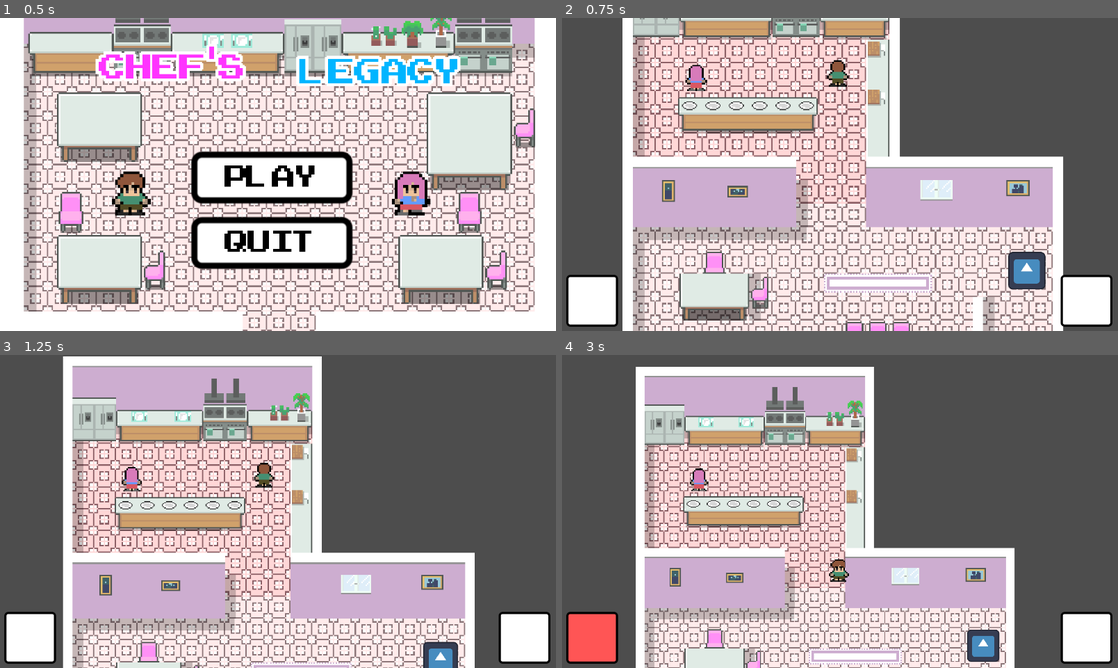
Above: before the commit, frames 1-4 (two rows, left to right).
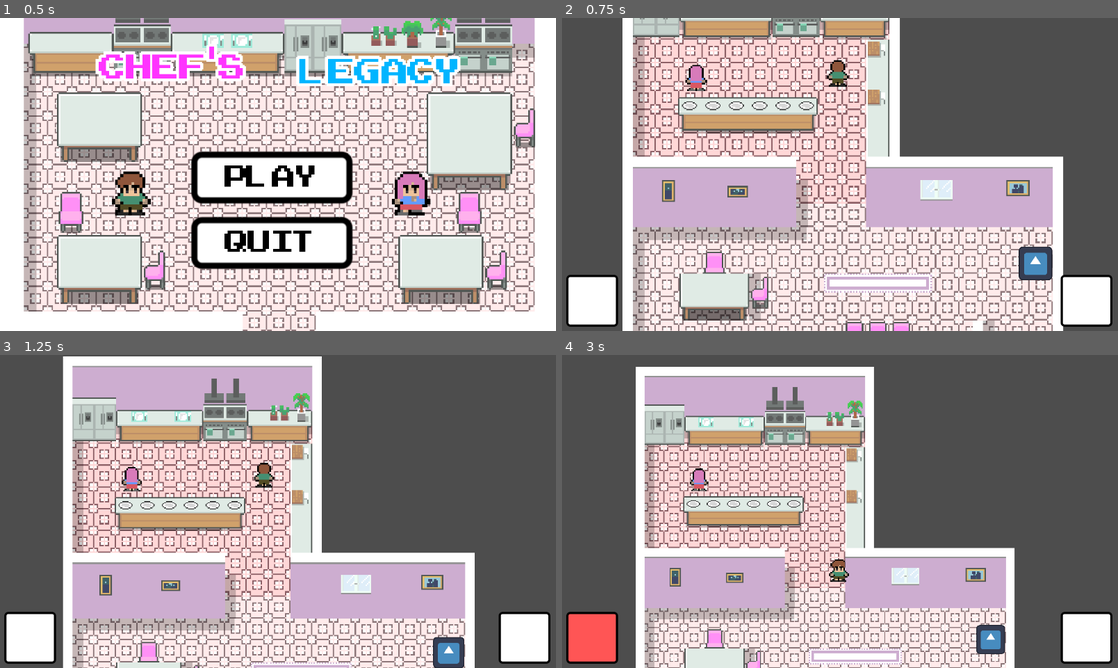
Above: after the commit, the same moments.

Repository: RaiLogic/cooking-game
Game: Godot game, scene res://Scenes/UI/main.tscn
Same seed, same stepped clock (60 frames per second), same inputs: the game is played once before the commit and once after it. The engine's default icon, where the game draws it, is replaced by a stand-in: a white triangle on a blue panel in a dark square.
Inputs (mouse positions are in pixels of both pictures, inside the frame that each line leads up to):
- Up to frame 1 (0.5 s): no input
- Up to frame 2 (0.75 s): click (834, 177) at 0.5 s
- Up to frame 3 (1.25 s): no input
- Up to frame 4 (3 s): hold D (right) 1.28-2.03 s; tap E (interact) at 1.35, 2.3, 2.85 s; hold S (down) 2.03-2.78 s; tap 1 (dance) at 2.1 s; hold D (right) from 2.78 s (still down)

Frame 1 is identical in both runs. In frame 2, 1.1% of the frame differs, in the area x 73-89%, y 73-97%; in frame 3, 0.6%; in frame 4, 0.7%.

Commit message:
Added Customer and Customer Queue
Customers will queue up and form a line under the host stand. (Customer and Host Stand still Godot icon because of lack of assets)

Also Added:
Host Stand can now be interacted by the player. Announcing on output what the customer wants to eat.

Added Restaurant Menu. A resource where it only allows Food Resource that the dev only wants the customer to order.

Diff:
--- /dev/null
+++ b/Resources/Recipes/restaurant_menu.tres
@@ -0,0 +1,11 @@
+[gd_resource type="Resource" script_class="RestaurantMenu" format=3 uid="uid://c4v051qosrjsh"]
+
+[ext_resource type="Script" uid="uid://c2n7083wgh4a2" path="res://Resources/Script/food.gd" id="1_h2s18"]
+[ext_resource type="Script" uid="uid://de3dgbkh8rjs0" path="res://Resources/Script/restaurant_menu.gd" id="2_5cv58"]
+[ext_resource type="Resource" uid="uid://c4ica734bft48" path="res://Resources/Food/burger.tres" id="2_083jo"]
+[ext_resource type="Resource" uid="uid://dgs60ahtwway" path="res://Resources/Food/sunny_side_egg.tres" id="3_p8nlq"]
+
+[resource]
+script = ExtResource("2_5cv58")
+foods = Array[ExtResource("1_h2s18")]([ExtResource("2_083jo"), ExtResource("3_p8nlq")])
+metadata/_custom_type_script = "uid://de3dgbkh8rjs0"
--- /dev/null
+++ b/Resources/Script/restaurant_menu.gd
@@ -0,0 +1,3 @@
+class_name RestaurantMenu extends Resource
+
+@export var foods : Array[Food]
--- a/Scenes/Map/Interactables/host_stand.tscn
+++ b/Scenes/Map/Interactables/host_stand.tscn
@@ -1,6 +1,7 @@
 [gd_scene format=3 uid="uid://b5drc1h3jnl50"]
 
 [ext_resource type="PackedScene" uid="uid://c1fhlfxbrpua" path="res://Scenes/Components/interacted_component.tscn" id="1_3hmru"]
+[ext_resource type="Script" uid="uid://chis2po70m8ge" path="res://Scripts/Appliances/host_stand.gd" id="1_6c3g0"]
 [ext_resource type="Texture2D" uid="uid://cf8yhc5605gxk" path="res://icon.svg" id="2_6c3g0"]
 
 [sub_resource type="RectangleShape2D" id="RectangleShape2D_pbjh4"]
@@ -11,6 +12,7 @@
 
 [node name="HostStand" type="StaticBody2D" unique_id=1834784510]
 z_index = 1
+script = ExtResource("1_6c3g0")
 
 [node name="InteractedComponent" parent="." unique_id=876625429 node_paths=PackedStringArray("interactable") instance=ExtResource("1_3hmru")]
 interactable = NodePath("..")
@@ -21,7 +23,7 @@
 debug_color = Color(1, 0, 1, 0.41960785)
 
 [node name="Sprite2D" type="Sprite2D" parent="." unique_id=692154372]
-scale = Vector2(0.2, 0.2)
+scale = Vector2(0.18, 0.18)
 texture = ExtResource("2_6c3g0")
 
 [node name="CollisionShape2D" type="CollisionShape2D" parent="." unique_id=483796957]
--- a/Scenes/Map/restaurant.tscn
+++ b/Scenes/Map/restaurant.tscn
@@ -12,6 +12,14 @@
 [ext_resource type="PackedScene" uid="uid://ch4xkxxn57idu" path="res://Scenes/Map/Interactables/cutting_board.tscn" id="7_m5a0w"]
 [ext_resource type="PackedScene" uid="uid://c0n75gnraxkrp" path="res://Scenes/Map/Interactables/counter.tscn" id="7_y4tkd"]
 [ext_resource type="PackedScene" uid="uid://cx138kpn0wn5w" path="res://Scenes/UI/inventory_ui.tscn" id="9_e8yyl"]
+[ext_resource type="Script" uid="uid://bu61210to1pue" path="res://Scenes/Players/customer_spawner.gd" id="13_emkxa"]
+[ext_resource type="Resource" uid="uid://c4v051qosrjsh" path="res://Resources/Recipes/restaurant_menu.tres" id="14_7m7i6"]
+[ext_resource type="PackedScene" uid="uid://bqsjpkc8u85dp" path="res://Scenes/Players/customer.tscn" id="14_538iu"]
+
+[sub_resource type="NavigationPolygon" id="NavigationPolygon_538iu"]
+vertices = PackedVector2Array(285.1328, 240.82031, 286.85938, 369, 249.14063, 369, 250.85938, 240.17969)
+polygons = Array[PackedInt32Array]([PackedInt32Array(0, 1, 2, 3)])
+outlines = Array[PackedVector2Array]([PackedVector2Array(239, 379, 297, 379, 295, 231, 241, 230)])
 
 [sub_resource type="TileSetAtlasSource" id="TileSetAtlasSource_y4tkd"]
 texture = ExtResource("1_2othk")
@@ -266,12 +274,16 @@
 [node name="Restaurant" type="Node" unique_id=1635685056]
 script = ExtResource("1_e0itq")
 
+[node name="NavigationRegion2D" type="NavigationRegion2D" parent="." unique_id=545689390]
+position = Vector2(-2, -5)
+navigation_polygon = SubResource("NavigationPolygon_538iu")
+
 [node name="Tilemaps" type="Node2D" parent="." unique_id=930496879]
 z_index = 1
 position = Vector2(0, 95)
 
 [node name="Floor" type="TileMapLayer" parent="Tilemaps" unique_id=1388874007]
-tile_map_data = PackedByteArray("AAAAAAQAAAAAAAMAAAAAAAUAAAA …(1816 unchanged characters)… PAAcAAAABAAMAAAAPAAgAAAABAAMAAAAPAAkAAAAAAAMAAAAPAAoAAAAAAAMAAAAPAAsAAAAAAAMAAAAP …(2002 unchanged characters)…
+tile_map_data = PackedByteArray("AAAAAAQAAAAAAAMAAAAAAAUAAAA …(1816 unchanged characters)… PAAcAAAABAAMAAAAPAAgAAAABAAMAAAAPAAkAAAABAAMAAAAPAAoAAAAAAAMAAAAPAAsAAAAAAAMAAAAP …(2002 unchanged characters)…
 tile_set = SubResource("TileSet_el2r4")
 
 [node name="BottomWall" type="TileMapLayer" parent="Tilemaps" unique_id=1065932236]
@@ -281,7 +293,7 @@
 
 [node name="TopWall" type="TileMapLayer" parent="Tilemaps" unique_id=986514740]
 z_index = 1
-tile_map_data = PackedByteArray("AAAAAA4AAAAHAAMAAAABAA4AAAA …(800 unchanged characters)… IAAIAAAASAA0AAAAIAAIAAAASAA4AAAAIAAMAAAARAA4AAAAHAAMAAAAOAA0AAAAGAAIAAAAOAAsAAAAGAAIAAAAOAAwAAAAGAAIAAAAOAAoAAAAGAAIAAAAOAAkAAAAGAAIAAAAAAPr/AAAGAAAAAAABAPr/AAAGAAA …(439 unchanged characters)…
+tile_map_data = PackedByteArray("AAAAAA4AAAAHAAMAAAABAA4AAAA …(800 unchanged characters)… IAAIAAAASAA0AAAAIAAIAAAASAA4AAAAIAAMAAAAOAA0AAAAGAAIAAAAOAAsAAAAGAAIAAAAOAAwAAAAGAAIAAAAOAAoAAAAGAAIAAAAAAPr/AAAGAAAAAAABAPr/AAAGAAA …(439 unchanged characters)…
 tile_set = SubResource("TileSet_el2r4")
 
 [node name="TopCounter" type="TileMapLayer" parent="Tilemaps" unique_id=1732384644]
@@ -325,9 +337,6 @@
 
 [node name="Plate2" parent="Interactables/Plates" unique_id=1498656646 instance=ExtResource("6_dmty3")]
 position = Vector2(81, 39)
-
-[node name="HostStand" parent="Interactables/Plates" unique_id=1834784510 instance=ExtResource("6_m5a0w")]
-position = Vector2(270, 221)
 
 [node name="Counter" type="Node" parent="Interactables" unique_id=959493723]
 
@@ -395,3 +404,32 @@
 
 [node name="AnimationPlayer" type="AnimationPlayer" parent="UI/P2InventoryUI" unique_id=1622089071]
 libraries/ = SubResource("AnimationLibrary_538iu")
+
+[node name="CustomerSpawner" type="Node" parent="." unique_id=509079700]
+script = ExtResource("13_emkxa")
+customer_scene = ExtResource("14_538iu")
+menu = ExtResource("14_7m7i6")
+
+[node name="HostStand" parent="CustomerSpawner" unique_id=1834784510 node_paths=PackedStringArray("spawner") instance=ExtResource("6_m5a0w")]
+position = Vector2(276, 216)
+spawner = NodePath("..")
+
+[node name="QueuePoints" type="Node2D" parent="CustomerSpawner" unique_id=218377985]
+z_index = 1
+
+[node name="Marker2D" type="Marker2D" parent="CustomerSpawner/QueuePoints" unique_id=160677169]
+position = Vector2(272, 242)
+
+[node name="Marker2D2" type="Marker2D" parent="CustomerSpawner/QueuePoints" unique_id=989675648]
+position = Vector2(268, 267)
+
+[node name="Marker2D3" type="Marker2D" parent="CustomerSpawner/QueuePoints" unique_id=1471918548]
+position = Vector2(270, 296)
+
+[node name="MainPoint" type="Marker2D" parent="CustomerSpawner" unique_id=923984660]
+position = Vector2(264, 354)
+
+[node name="SpawnTimer" type="Timer" parent="CustomerSpawner" unique_id=1683987105]
+wait_time = 5.0
+
+[connection signal="timeout" from="CustomerSpawner/SpawnTimer" to="CustomerSpawner" method="_on_spawn_timer_timeout"]
--- /dev/null
+++ b/Scenes/Players/customer.tscn
@@ -0,0 +1,64 @@
+[gd_scene format=3 uid="uid://bqsjpkc8u85dp"]
+
+[ext_resource type="Script" uid="uid://bkjcdyas6oxon" path="res://Scripts/customer.gd" id="1_nbxf1"]
+[ext_resource type="Texture2D" uid="uid://cf8yhc5605gxk" path="res://icon.svg" id="2_gx0m6"]
+[ext_resource type="PackedScene" uid="uid://bjsimyj475d2e" path="res://Scenes/Components/Movement/movement_component.tscn" id="3_gx0m6"]
+
+[sub_resource type="StyleBoxFlat" id="StyleBoxFlat_pbjh4"]
+bg_color = Color(1, 1, 1, 1)
+border_width_left = 1
+border_width_top = 1
+border_width_right = 1
+border_width_bottom = 1
+border_color = Color(0, 0, 0, 1)
+corner_radius_top_left = 3
+corner_radius_top_right = 3
+corner_radius_bottom_right = 3
+corner_radius_bottom_left = 3
+
+[sub_resource type="StyleBoxFlat" id="StyleBoxFlat_gx0m6"]
+bg_color = Color(1, 1, 1, 1)
+border_width_right = 1
+border_width_bottom = 1
+border_color = Color(0, 0, 0, 1)
+
+[node name="Customer" type="CharacterBody2D" unique_id=660747108 node_paths=PackedStringArray("movement")]
+z_index = 1
+script = ExtResource("1_nbxf1")
+movement = NodePath("MovementComponent")
+
+[node name="NavigationAgent2D" type="NavigationAgent2D" parent="." unique_id=728965768]
+
+[node name="Sprite2D" type="Sprite2D" parent="." unique_id=449420283]
+scale = Vector2(0.2, 0.2)
+texture = ExtResource("2_gx0m6")
+
+[node name="MovementComponent" parent="." unique_id=1842474206 node_paths=PackedStringArray("body") instance=ExtResource("3_gx0m6")]
+body = NodePath("..")
+base_speed = 60.0
+
+[node name="OrderUI" type="Panel" parent="." unique_id=450602127]
+visible = false
+offset_left = -7.0
+offset_top = -30.0
+offset_right = 7.0
+offset_bottom = -16.0
+theme_override_styles/panel = SubResource("StyleBoxFlat_pbjh4")
+
+[node name="Food" type="TextureRect" parent="OrderUI" unique_id=1312121825]
+z_index = 1
+layout_mode = 0
+offset_left = 3.0
+offset_top = 3.0
+offset_right = 11.0
+offset_bottom = 11.0
+expand_mode = 1
+
+[node name="Extra" type="Panel" parent="OrderUI" unique_id=338707974]
+layout_mode = 0
+offset_left = 6.9945974
+offset_top = 10.146932
+offset_right = 11.916674
+offset_bottom = 15.14711
+rotation = 0.76037836
+theme_override_styles/panel = SubResource("StyleBoxFlat_gx0m6")
--- /dev/null
+++ b/Scenes/Players/customer_spawner.gd
@@ -0,0 +1,44 @@
+class_name CustomerSpawner extends Node
+
+@export var customer_scene : PackedScene
+@export var menu : Resource
+
+@onready var host: HostStand = $HostStand
+@onready var queue_points: Array = $QueuePoints.get_children()
+@onready var main_point: Marker2D = $MainPoint
+@onready var timer: Timer = $SpawnTimer
+
+var customers : Array = []
+
+func _ready() -> void:
+
+	if timer.is_stopped():
+		timer.start()
+
+func spawn_customer() -> void:
+	if customers.size() >= queue_points.size():
+		return
+
+	var customer = customer_scene.instantiate()
+	customer.global_position = main_point.global_position
+	customer.desired_food = menu.foods.pick_random()
+	customer.arrived.connect(update_order)
+	add_child(customer)
+	customers.append(customer)
+
+	update_queue()
+
+func update_order() -> void:
+	var first_customer = customers[0]
+	first_customer.show_order()
+
+func update_queue() -> void:
+	for queue in customers.size():
+		customers[queue].set_destination(queue_points[queue].global_position)
+
+
+func customer_served() -> void:
+	pass
+
+func _on_spawn_timer_timeout() -> void:
+	spawn_customer()
--- /dev/null
+++ b/Scripts/Appliances/host_stand.gd
@@ -0,0 +1,14 @@
+class_name HostStand extends StaticBody2D
+
+@export var spawner : CustomerSpawner
+
+func interact(interactor: Player) -> void:
+	if spawner.customers.is_empty():
+		return
+
+	var customer = spawner.customers[0]
+
+	if !customer.agent.is_navigation_finished():
+		return
+
+	print("Customer wants: ", customer.desired_food)
--- a/Scripts/Components/interacted_component.gd
+++ b/Scripts/Components/interacted_component.gd
@@ -6,15 +6,23 @@
 
 func _on_body_entered(body: Node2D) -> void:
 	if body is Player:
-		print("entered")
+		#print("entered")
 		body.interact.set_interacted(self)
 
 
 func _on_body_exited(body: Node2D) -> void:
 	if body is Player:
-		print("exit")
+		#print("exit")
 		body.interact.clear_interacted(self)
 
 
 func interact(interactor: Player) -> void:
+	if interactable == null:
+		print("no Interactable!")
+		return
+
+	if !interactable.has_method("interact"):
+		print("No Function Found!")
+		return
+
 	interactable.interact(interactor)
--- a/Scripts/Components/movement_component.gd
+++ b/Scripts/Components/movement_component.gd
@@ -3,17 +3,21 @@
 @export var body : CharacterBody2D
 @export var base_speed : float
 
-var speed : float = base_speed
-var direction: Vector2 = Vector2.ZERO
+@onready var speed : float = base_speed
+
 var can_move : bool
+var moving : bool
 
-func move() -> void:
+func move(move_direction: Vector2) -> void:
 	if body == null:
 		return
 
+	if can_move:
+		body.velocity.x = move_direction.x * speed
+		body.velocity.y = move_direction.y * speed
 
-	if can_move:
-		body.velocity.x = direction.x * speed
-		body.velocity.y = direction.y * speed
+		if body.velocity != Vector2.ZERO:
+			moving = true
+		else: moving = false
 
 		body.move_and_slide()
--- /dev/null
+++ b/Scripts/customer.gd
@@ -0,0 +1,30 @@
+class_name Customer extends CharacterBody2D
+
+@export var movement : MovementComponent
+@onready var order_ui: Panel = $OrderUI
+
+@onready var agent : NavigationAgent2D = $NavigationAgent2D
+
+signal arrived
+# FOOD ORDERING
+var desired_food : Food
+
+func _physics_process(delta: float) -> void:
+	movement.can_move = true
+
+	if agent.is_navigation_finished():
+		arrived.emit()
+		velocity = Vector2.ZERO
+		return
+	else:
+		var next_point = agent.get_next_path_position()
+		var direction = (next_point - global_position).normalized()
+		movement.move(direction)
+
+
+func set_destination(pos: Vector2) -> void:
+	agent.target_position = pos
+
+func show_order() -> void:
+	order_ui.visible = true
+	order_ui.get_node("Food").texture = desired_food.icon
--- a/Scripts/music_manager.gd
+++ b/Scripts/music_manager.gd
@@ -1,9 +1,6 @@
 extends Node
 
 var current_music : AudioStream
-
-func _ready() -> void:
-	print("Music Manger Ready")
 
 func play_music(music: AudioStream) -> void:
 	var player: AudioStreamPlayer = get_node("AudioStreamPlayer")
--- a/Scripts/player.gd
+++ b/Scripts/player.gd
@@ -16,13 +16,12 @@
 	input.get_input()
 
 	# MOVEMENT
-	movement.direction = input.move_action
-	movement.move()
+	movement.move(input.move_action)
 	movement.speed = movement.base_speed
 	movement.can_move = input.controls
 
 	# DASH
-	if input.dashed and movement.direction != Vector2(0,0):
+	if input.dashed and movement.moving:
 		dash.dash_action()
 
 	if dash.dash_moving:
Not shown, added: Resources/Script/restaurant_menu.gd.uid
Not shown, added: Scenes/Players/customer_spawner.gd.uid
Not shown, added: Scripts/Appliances/host_stand.gd.uid
Not shown, added: Scripts/customer.gd.uid
